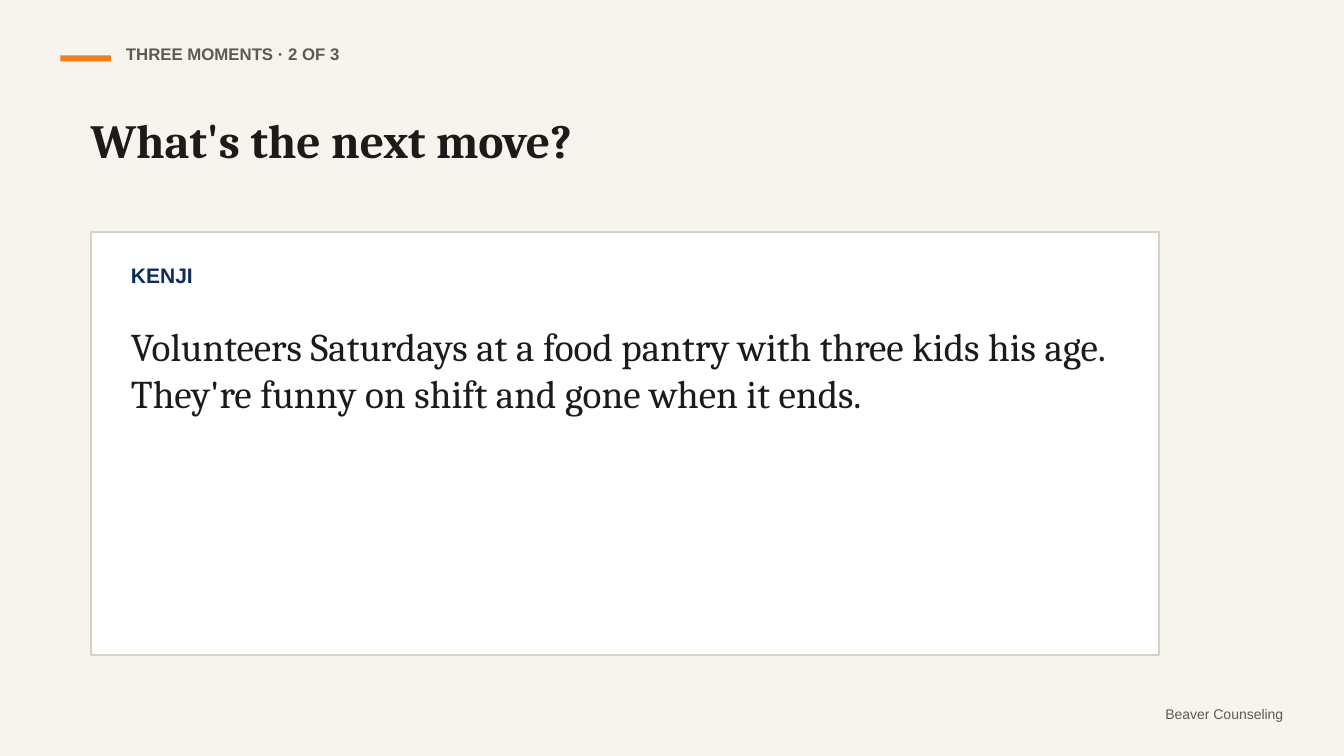
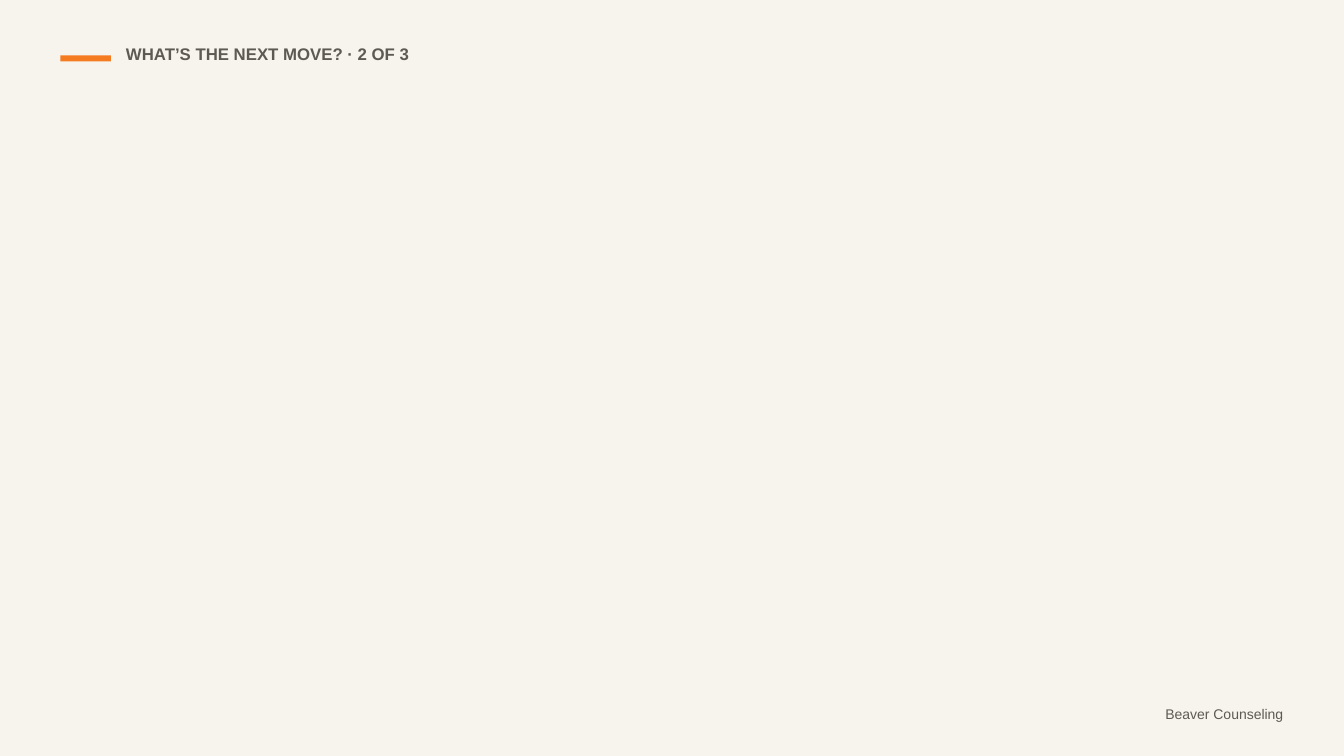
Before and after one commit to rmwtoolkit/bcds-toolkit, a slide deck: slide 19 of decks/finding-your-people-lesson-v2.pptx (slide 10 before the commit). Drawn at 1344x756 pixels with LibreOffice and Linux fonts; fonts in the diff are those of the drawing; background and template pictures are left out. Boxes give left, top, right and bottom in pixels: in the first picture for what was removed or moved away, otherwise in the second. Text is boxed around its words. In the diff, an @@ line names an element or a change of style, - is before the commit and + after.

```diff
--- a/decks/finding-your-people-lesson-v2.pptx
+++ b/decks/finding-your-people-lesson-v2.pptx
@@ text at [126, 48, 409, 60]: text changed @@
-THREE MOMENTS · 2 OF 3
+WHAT’S THE NEXT MOVE? · 2 OF 3
@@ text removed at [91, 124, 572, 159] @@
-What's the next move?
@@ rectangle removed at [91, 232, 1159, 655] @@
@@ text removed at [131, 268, 193, 284] @@
-KENJI
@@ text removed at [131, 333, 1106, 417] @@
-Volunteers Saturdays at a food pantry with three kids his age. They're funny on shift and gone when it ends.
```
Also in this commit, not shown: 9 other slides changed, 16 slides added, 4 slides removed, 2 other files.
